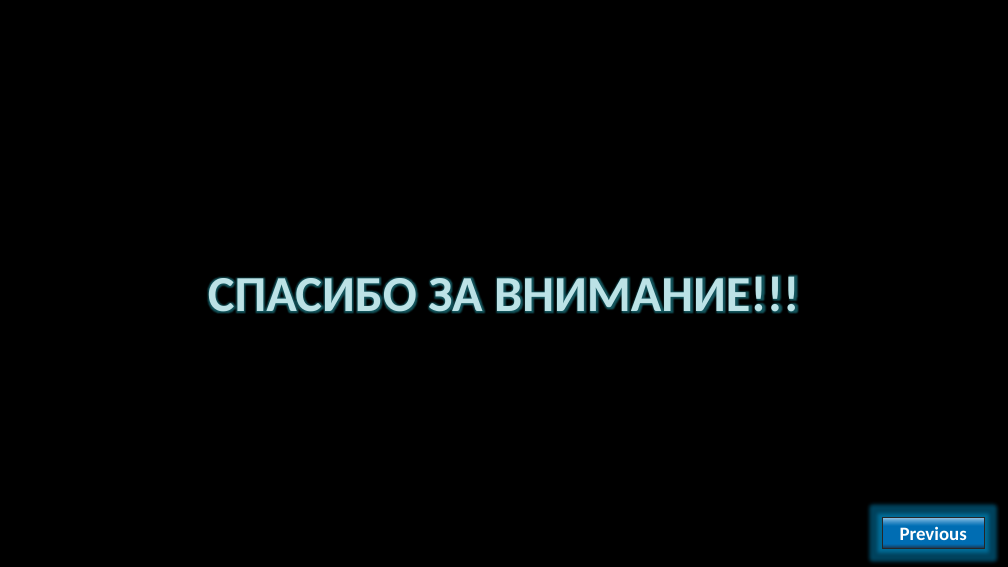
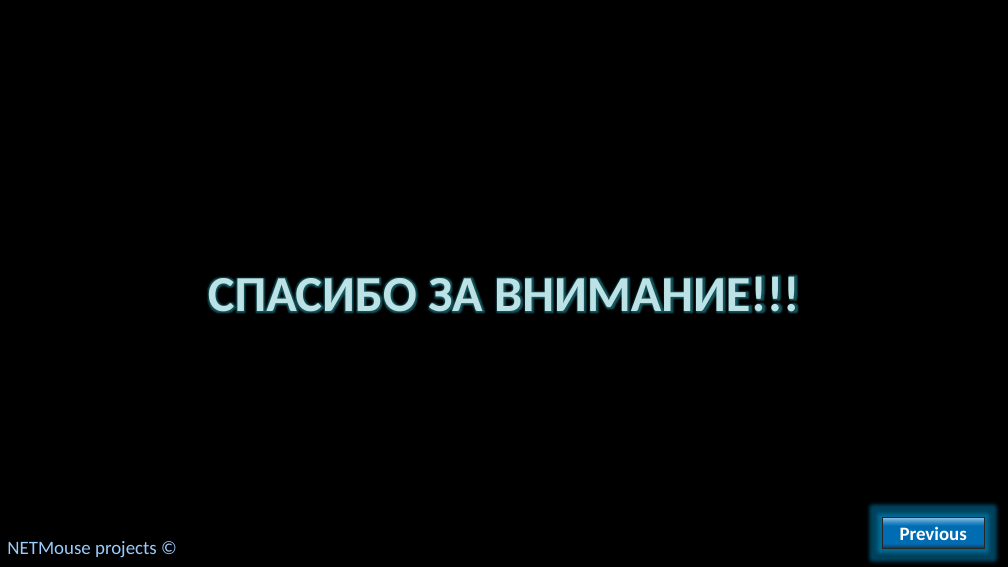
Before and after one commit to AlvinSeville7cf-NET-projects/ABCNET, a slide deck: slide 11 of NETMouse - .NET release/Presentations/ABCNET как альтернатива PABCSystem.pptx. Drawn at 1008x567 pixels with LibreOffice and Linux fonts; fonts in the diff are those of the drawing; background and template pictures are left out. Boxes give left, top, right and bottom in pixels: in the first picture for what was removed or moved away, otherwise in the second. Text is boxed around its words. In the diff, an @@ line names an element or a change of style, - is before the commit and + after.

```diff
--- a/NETMouse - .NET release/Presentations/ABCNET как альтернатива PABCSystem.pptx
+++ b/NETMouse - .NET release/Presentations/ABCNET как альтернатива PABCSystem.pptx
@@ text added at (x1=7, y1=541, x2=157, y2=558), 18 pt, text #99CCFF @@
+NETMouse projects ©
```
Also in this commit, not shown: 10 other slides changed.
